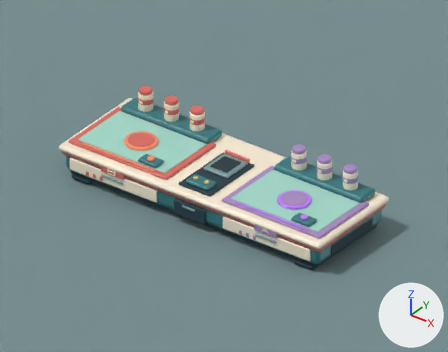
An edit to the Blender file art/source/medicine-table.blend, drawn before and after from the same camera.
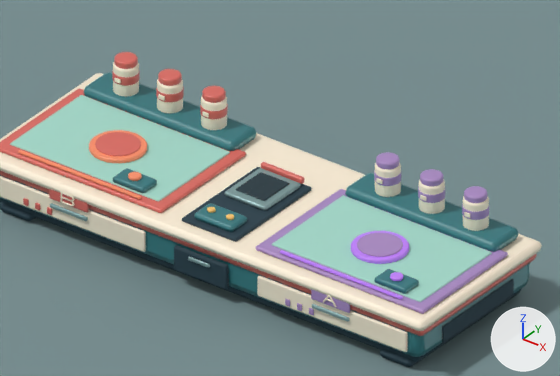
Old and new are each drawn from the file's camera 'AssetCamera.001' and again close up on the part from 16% to 89% of the width and 16% to 78% of the height. Every picture has the same lights, and +X, +Y and +Z are marked at lower right. The older version's two pictures come first.

The scene before the commit, as lines of its bpy script (objects in view):
```python
ob_reagentbottle = bpy.data.objects.new('ReagentBottle', me_cylinder_061)
ob_reagentbottle.parent = ob_medicinetable
ob_reagentbottle.location = (-2.227, 0.7, 0.95)
ob_reagentbottle_001 = bpy.data.objects.new('ReagentBottle.001', me_cylinder_064)
ob_reagentbottle_001.parent = ob_medicinetable
ob_reagentbottle_001.location = (-1.667, 0.7, 0.95)
ob_reagentbottle_002 = bpy.data.objects.new('ReagentBottle.002', me_cylinder_067)
ob_reagentbottle_002.parent = ob_medicinetable
ob_reagentbottle_002.location = (-1.107, 0.7, 0.95)
ob_reagentbottle_003 = bpy.data.objects.new('ReagentBottle.003', me_cylinder_082)
ob_reagentbottle_003.parent = ob_medicinetable
ob_reagentbottle_003.location = (1.107, 0.7, 0.95)
ob_reagentcap = bpy.data.objects.new('ReagentCap', me_cylinder_063)
ob_reagentcap.parent = ob_medicinetable
ob_reagentcap.location = (-2.227, 0.7, 1.15)
ob_reagentcap_001 = bpy.data.objects.new('ReagentCap.001', me_cylinder_066)
ob_reagentcap_001.parent = ob_medicinetable
ob_reagentcap_001.location = (-1.667, 0.7, 1.15)
ob_reagentcap_002 = bpy.data.objects.new('ReagentCap.002', me_cylinder_069)
ob_reagentcap_002.parent = ob_medicinetable
ob_reagentcap_002.location = (-1.107, 0.7, 1.15)
ob_reagentcap_003 = bpy.data.objects.new('ReagentCap.003', me_cylinder_084)
ob_reagentcap_003.parent = ob_medicinetable
ob_reagentcap_003.location = (1.107, 0.7, 1.15)
ob_trayinset = bpy.data.objects.new('TrayInset', me_cube_138)
ob_trayinset.parent = ob_medicinetable
ob_trayinset.location = (-1.667, -0.15, 0.713)
# also in view: 'TrayInset.001' at (1.67, -0.15, 0.71); 'DrawerFace' at (-1.67, -0.99, 0.34); 'DisposalRim' at (0.0, 0.05, 0.73); 'DispenserBase.001' at (1.67, 0.7, 0.73); 'PreparationButtonBase' at (-1.12, -0.63, 0.75)
```
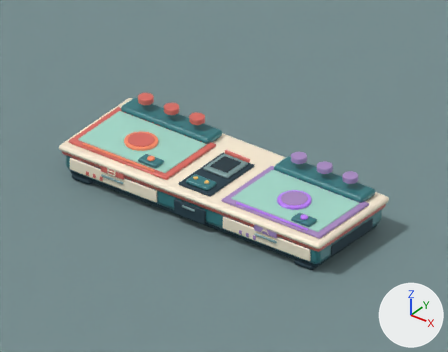
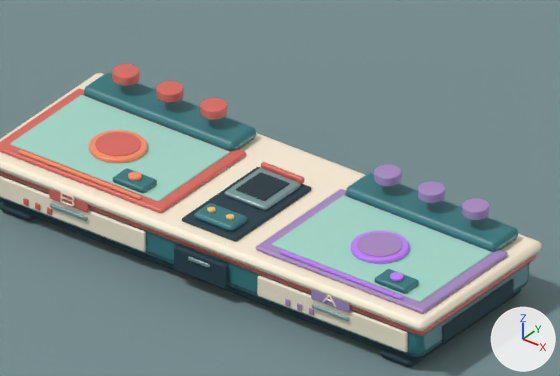
The change in detail:
Object 'ReagentBottle' (ob_reagentbottle) is deleted.
Object 'ReagentCap' (ob_reagentcap) is deleted.
Object 'ReagentBottle.001' (ob_reagentbottle_001) is deleted.
Object 'ReagentCap.001' (ob_reagentcap_001) is deleted.
Object 'ReagentBottle.002' (ob_reagentbottle_002) is deleted.
Object 'ReagentCap.002' (ob_reagentcap_002) is deleted.
Object 'ReagentBottle.003' (ob_reagentbottle_003) is deleted.
Object 'ReagentCap.003' (ob_reagentcap_003) is deleted.
Object 'ReagentBottle.004' (ob_reagentbottle_004) is deleted.
Object 'ReagentCap.004' (ob_reagentcap_004) is deleted.
Object 'ReagentBottle.005' (ob_reagentbottle_005) is deleted.
Object 'ReagentCap.005' (ob_reagentcap_005) is deleted.

Location of each change, (x1, y1, x2, y2) in pixels of the close-ups (560 x 376 px):
'ReagentBottle.004', deleted (pale yellow): before (419, 179, 445, 214)
'ReagentBottle.005', deleted (pale yellow): before (463, 196, 489, 231)
'ReagentBottle.002', deleted (pale yellow): before (201, 96, 227, 130)
'ReagentBottle.003', deleted (pale yellow): before (375, 162, 401, 197)
'ReagentBottle', deleted (pale yellow): before (113, 63, 139, 97)
'ReagentBottle.001', deleted (pale yellow): before (157, 80, 183, 113)
'ReagentCap.001', deleted: before (158, 69, 182, 86)
'ReagentCap.002', deleted: before (202, 86, 226, 103)
'ReagentCap', deleted: before (114, 52, 138, 69)
'ReagentCap.005', deleted: before (464, 186, 487, 203)
'ReagentCap.003', deleted: before (376, 152, 399, 169)
'ReagentCap.004', deleted: before (420, 169, 443, 186)
